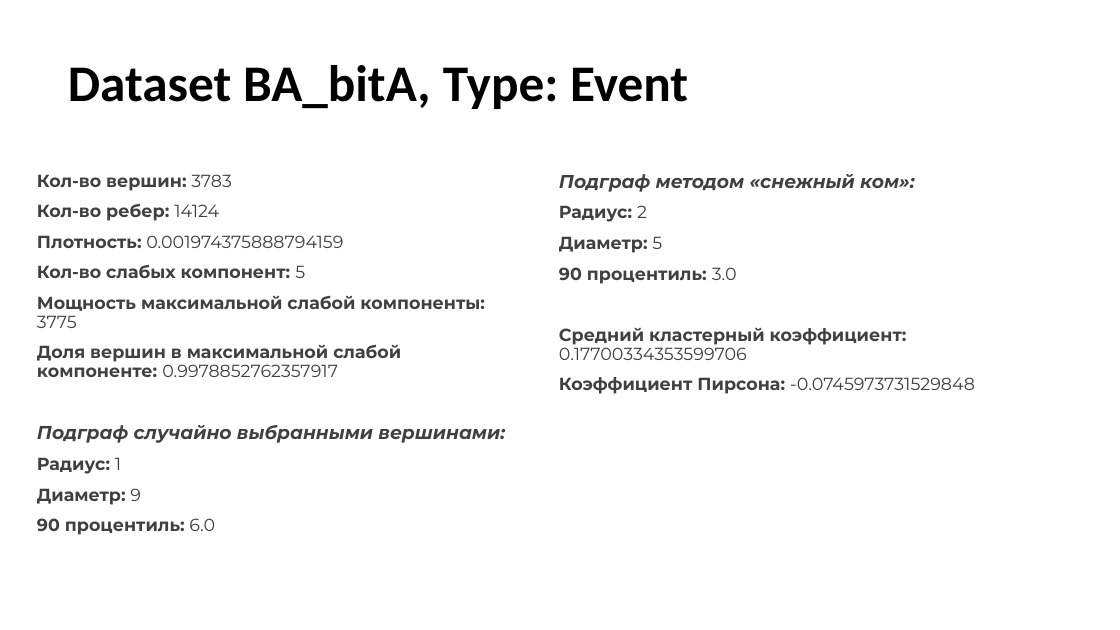
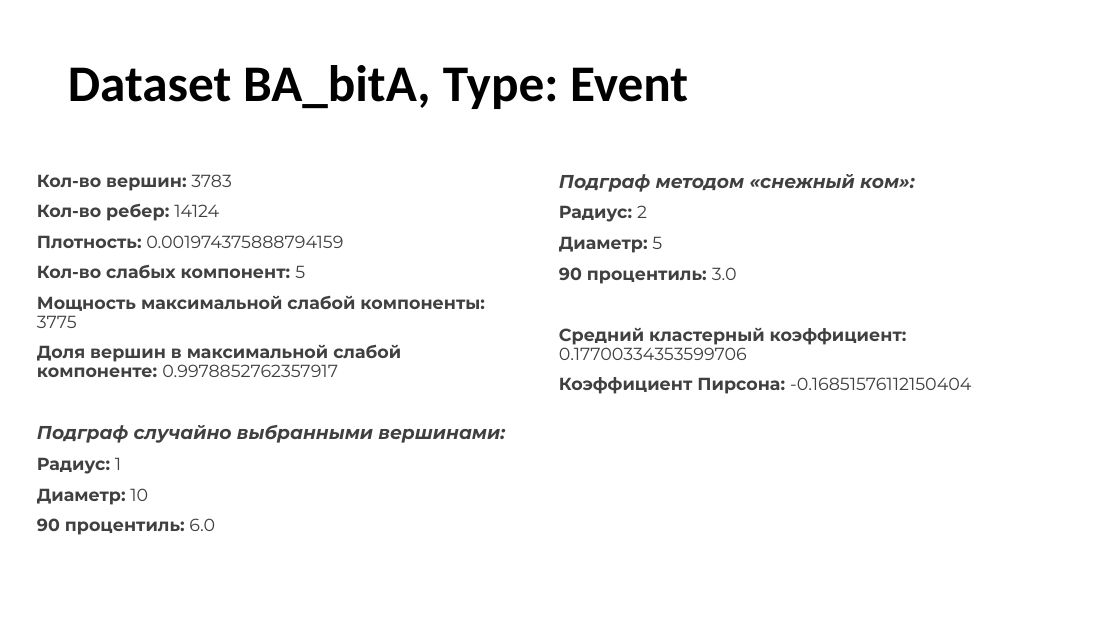
Before and after one commit to answerIII/GraphTheory2022-2023, a slide deck: slide 7 of grafy.pptx. Drawn at 1120x630 pixels with LibreOffice and Linux fonts; fonts in the diff are those of the drawing. Boxes give left, top, right and bottom in pixels: in the first picture for what was removed or moved away, otherwise in the second. Text is boxed around its words. In the diff, an @@ line names an element or a change of style, - is before the commit and + after.

```diff
--- a/grafy.pptx
+++ b/grafy.pptx
@@ text at (x1=559, y1=377, x2=971, y2=394): text changed; bold off @@
-Коэффициент Пирсона: -0.0745973731529848
+Коэффициент Пирсона: -0.16851576112150404
@@ text at (x1=37, y1=488, x2=148, y2=505): text changed @@
-Диаметр: 9
+Диаметр: 10
```
Also in this commit, not shown: 3 other slides changed, 13 other files.
